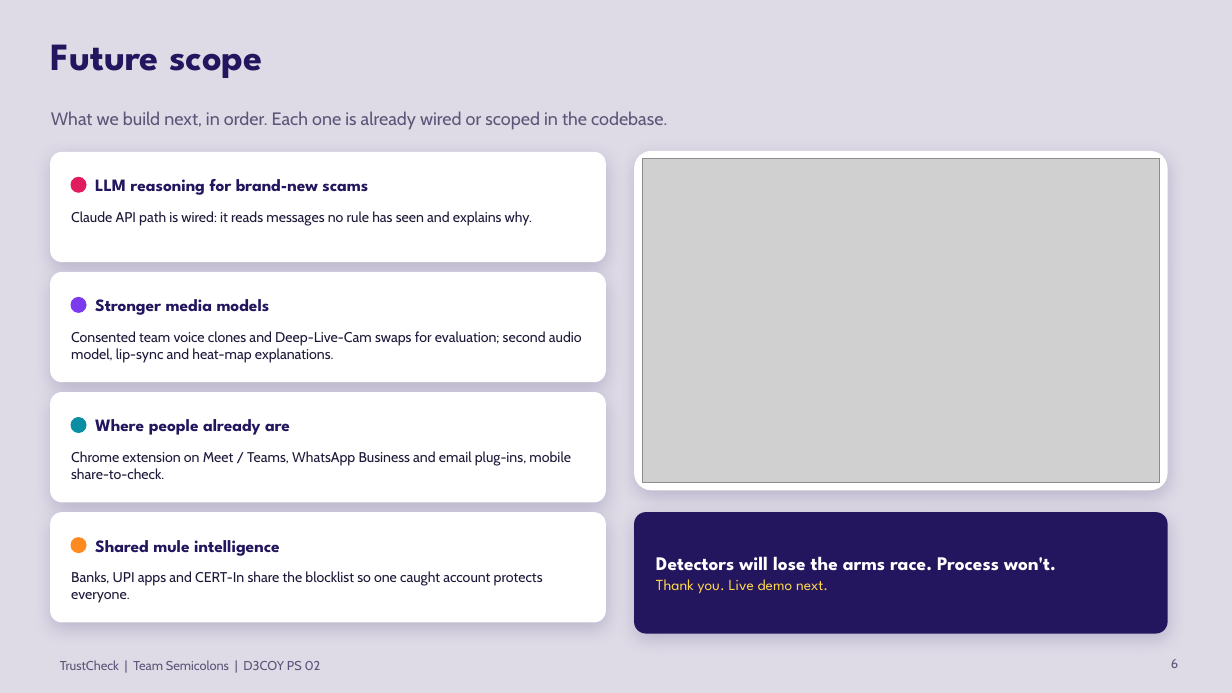
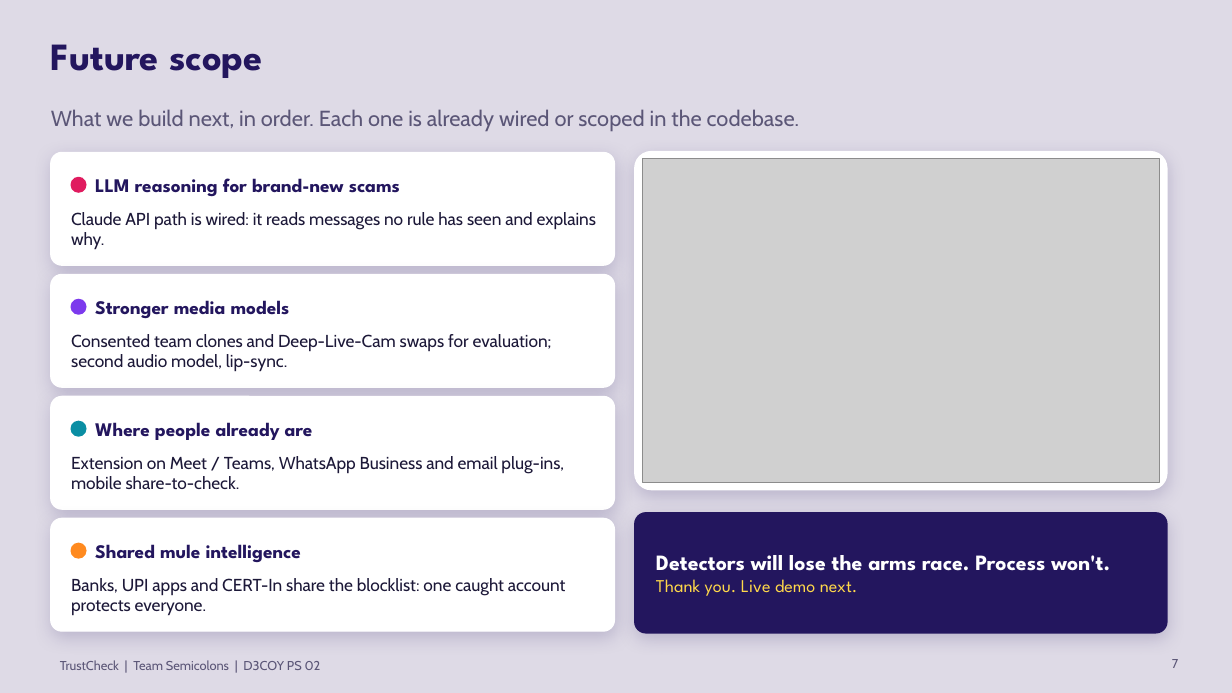
Before and after one commit to D3C0Y-1-0/Semicolons_D3C0Y_DhruvPatel, a slide deck: slide 7 of docs/TrustCheck_elimination.pptx (slide 6 before the commit). Drawn at 1232x693 pixels with LibreOffice and Linux fonts; fonts in the diff are those of the drawing; grey boxes stand for pictures. Boxes give left, top, right and bottom in pixels: in the first picture for what was removed or moved away, otherwise in the second. Text is boxed around its words. In the diff, an @@ line names an element or a change of style, - is before the commit and + after.

```diff
--- a/docs/TrustCheck_elimination.pptx
+++ b/docs/TrustCheck_elimination.pptx
@@ text "What we build next, in ..." at bbox=[51, 109, 799, 131]: size 14 to 17 pt @@
@@ rounded rectangle: place and size @@
-rounded rectangle at bbox=[51, 152, 605, 262]
+rounded rectangle at bbox=[51, 152, 615, 265]
@@ text "Claude API path is wired: ..." at bbox=[71, 212, 596, 250]: size 11 to 13.5 pt @@
@@ rounded rectangle: place and size @@
-rounded rectangle at bbox=[51, 273, 605, 382]
+rounded rectangle at bbox=[51, 274, 615, 387]
@@ text at bbox=[71, 334, 552, 372]: text changed; size 11 to 13.5 pt @@
-Consented team voice clones and Deep-Live-Cam swaps for evaluation; second audio model, lip-sync and heat-map explanations.
+Consented team clones and Deep-Live-Cam swaps for evaluation; second audio model, lip-sync.
@@ rounded rectangle: place and size @@
-rounded rectangle at bbox=[51, 393, 605, 502]
+rounded rectangle at bbox=[51, 396, 615, 509]
@@ text at bbox=[71, 456, 564, 489]: text changed; size 11 to 13.5 pt @@
-Chrome extension on Meet / Teams, WhatsApp Business and email plug-ins, mobile share-to-check.
+Extension on Meet / Teams, WhatsApp Business and email plug-ins, mobile share-to-check.
@@ proportions changed in 4 elements at bbox=[51, 152, 615, 265], bbox=[51, 274, 615, 387], bbox=[51, 396, 615, 509], bbox=[51, 518, 615, 631] @@
@@ rounded rectangle: place and size @@
-rounded rectangle at bbox=[51, 513, 605, 622]
+rounded rectangle at bbox=[51, 518, 615, 631]
@@ size 13.5 to 15 pt in 4 elements at bbox=[95, 178, 400, 197], bbox=[95, 300, 290, 319], bbox=[95, 422, 313, 440], bbox=[95, 544, 301, 562] @@
@@ text "Detectors will lose the arms ..." at bbox=[656, 555, 1110, 596]: size 15 to 17 pt in "Detectors will lose the arms race. Process ..."; size 12 to 14 pt in "Thank you. Live demo next." @@
@@ ellipse: place and size @@
-ellipse at bbox=[71, 538, 86, 553]
+ellipse at bbox=[71, 543, 86, 558]
@@ text at bbox=[71, 578, 566, 616]: text changed; size 11 to 13.5 pt @@
-Banks, UPI apps and CERT-In share the blocklist so one caught account protects everyone.
+Banks, UPI apps and CERT-In share the blocklist: one caught account protects everyone.
@@ page number at bbox=[1172, 659, 1178, 668]: text changed @@
-6
+7
```
Also in this commit, not shown: 5 other slides changed, 1 slide added.
